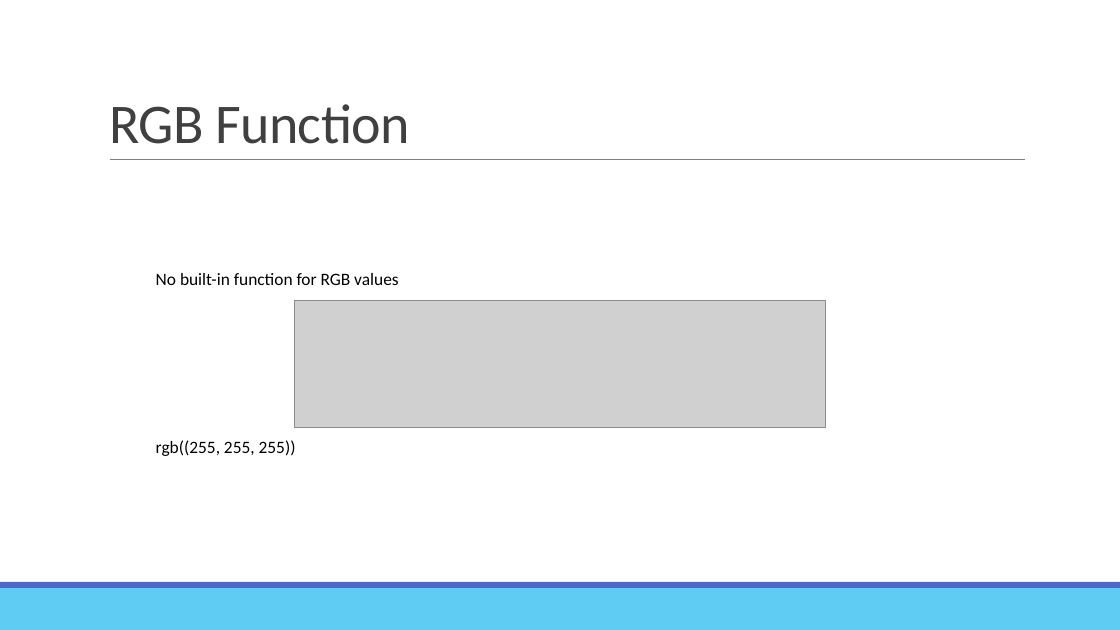
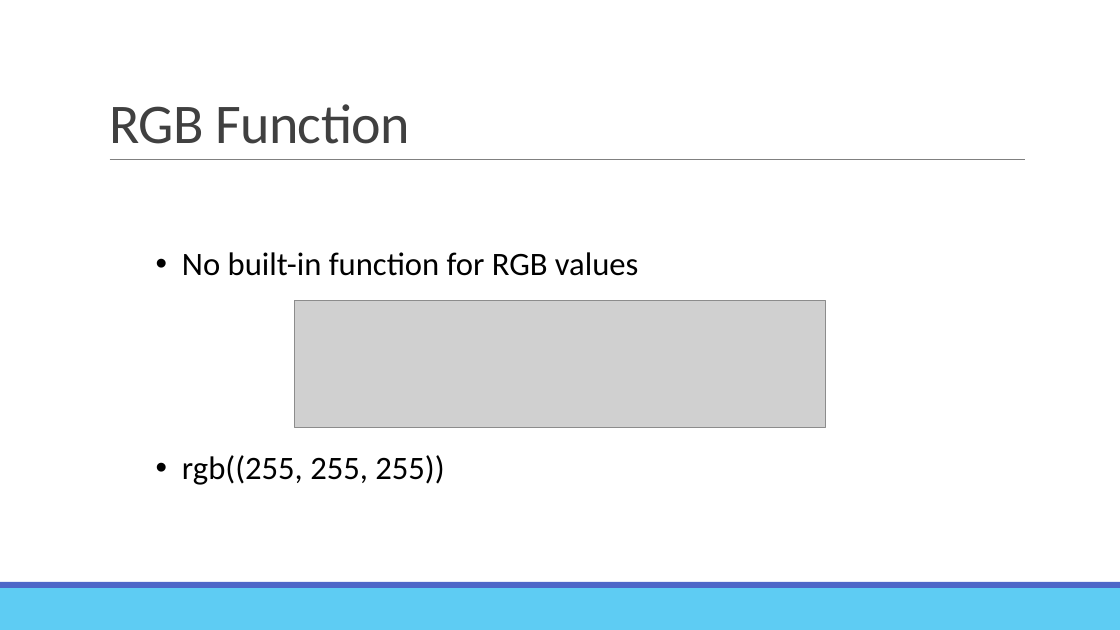
Before and after one commit to 24tweikel/TkInterTutorial, a slide deck: slide 10 of tkinter.pptx (slide 9 before the commit). Drawn at 1120x630 pixels with LibreOffice and Linux fonts; fonts in the diff are those of the drawing; grey boxes stand for pictures. Boxes give left, top, right and bottom in pixels: in the first picture for what was removed or moved away, otherwise in the second. Text is boxed around its words. In the diff, an @@ line names an element or a change of style, - is before the commit and + after.

```diff
--- a/tkinter.pptx
+++ b/tkinter.pptx
@@ text "No built-in function for RGB ...": place and size @@
-text "No built-in function for RGB ..." at [156, 273, 398, 456]
+text "No built-in function for RGB ..." at [182, 252, 639, 485]
@@ text "No built-in function for RGB ..." at [182, 252, 639, 485]: size 14.9 to 28 pt; bullet none to • @@
```
Also in this commit, not shown: 7 other slides changed, 4 slides added, 1 slide removed, 8 other files.
